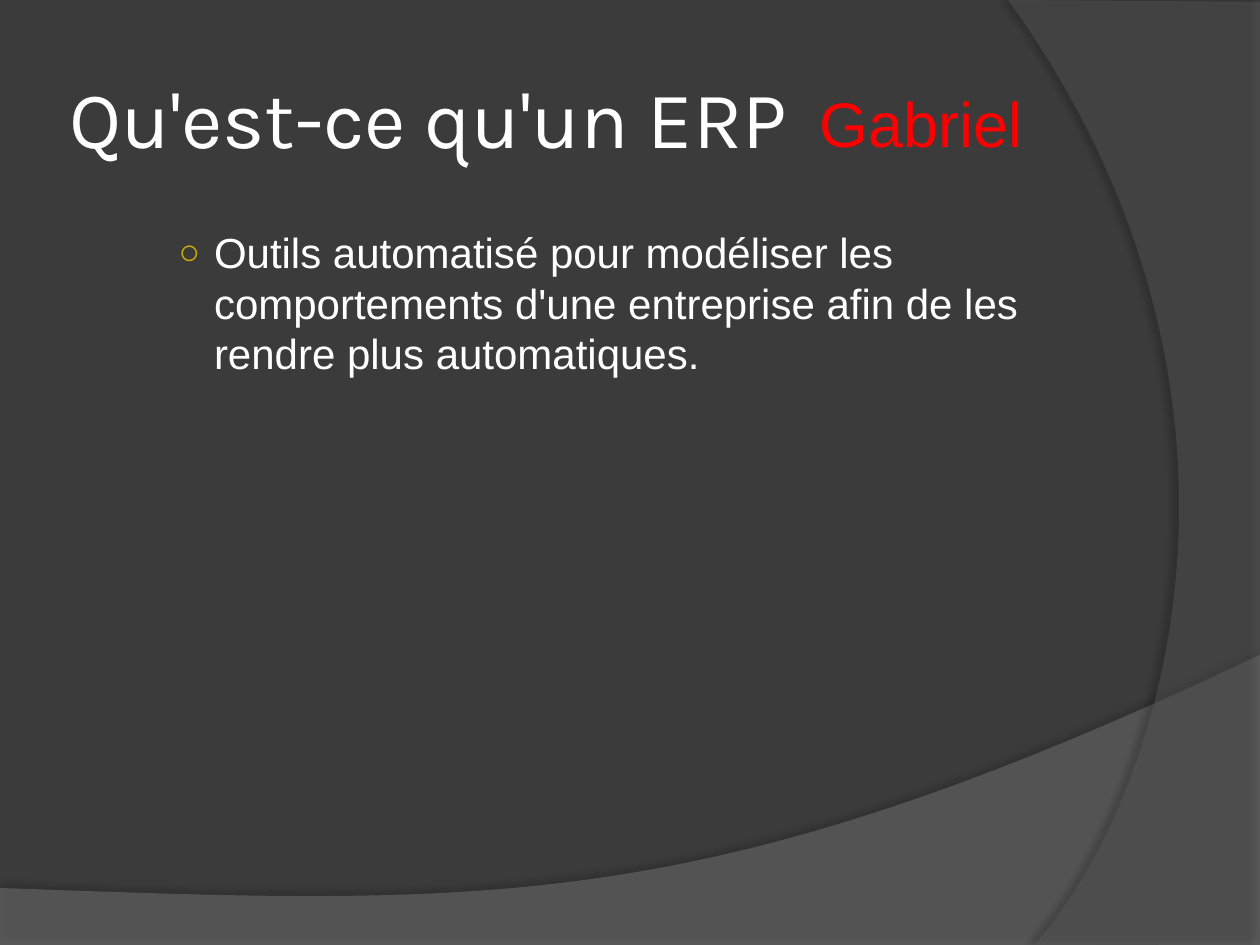
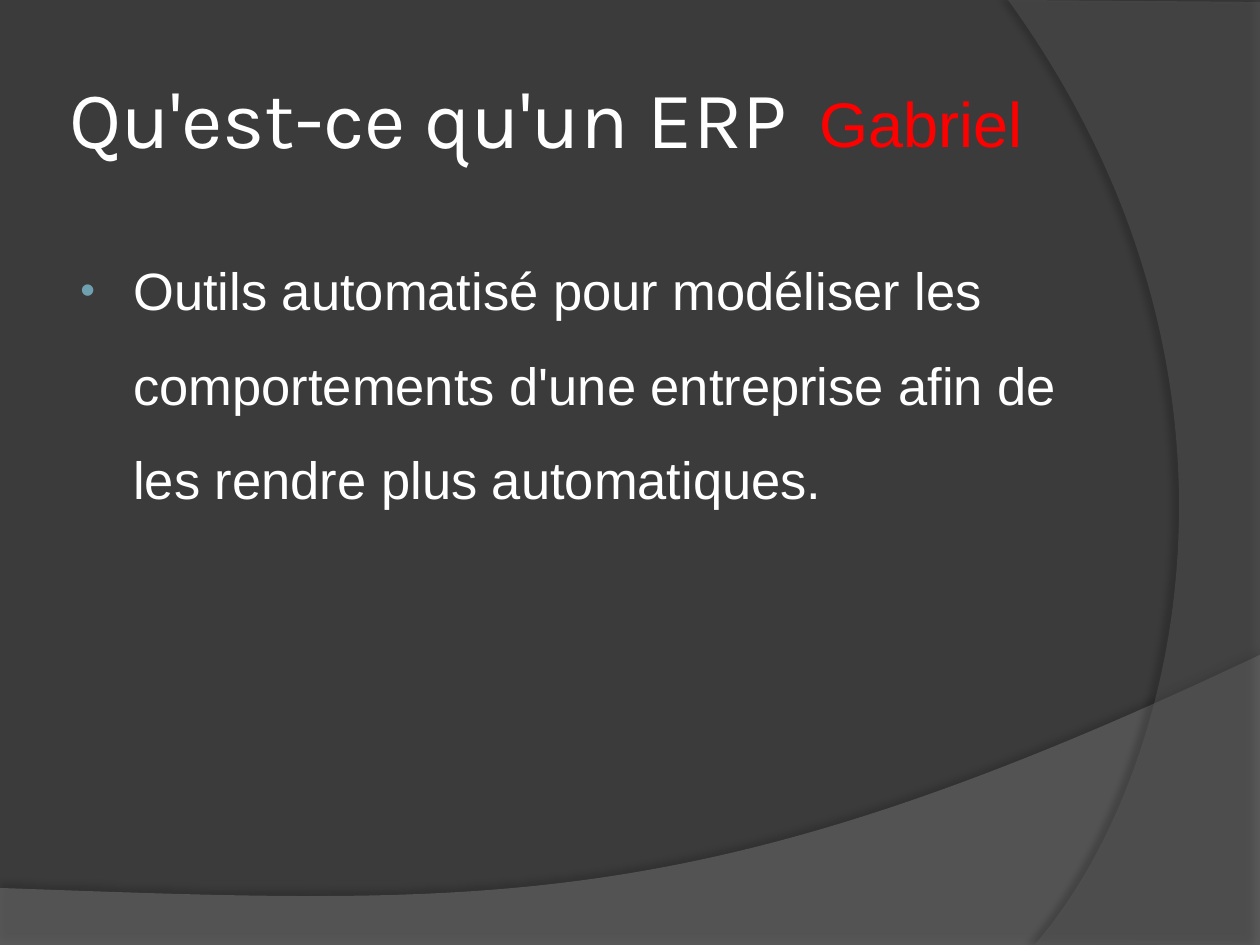
Before and after one commit to udovisdevoh/newtonerp, a slide deck: slide 2 of NewtonERP/Documentation/BeeERP_presentation.pptx. Drawn at 1260x945 pixels with LibreOffice and Linux fonts; fonts in the diff are those of the drawing. Boxes give left, top, right and bottom in pixels: in the first picture for what was removed or moved away, otherwise in the second. Text is boxed around its words. In the diff, an @@ line names an element or a change of style, - is before the commit and + after.

```diff
--- a/NewtonERP/Documentation/BeeERP_presentation.pptx
+++ b/NewtonERP/Documentation/BeeERP_presentation.pptx
@@ text "Outils automatisé pour modéliser les ..." at [133,271,1056,510]: size 24 to 30 pt; bullet ○ to •; list level 3 to 1 in "Outils automatisé pour modéliser les ..."; line spacing 1 to 1.5; bullet colour #CCAF0A to #6EA0B0 @@
```
Also in this commit, not shown: 8 other slides changed.
